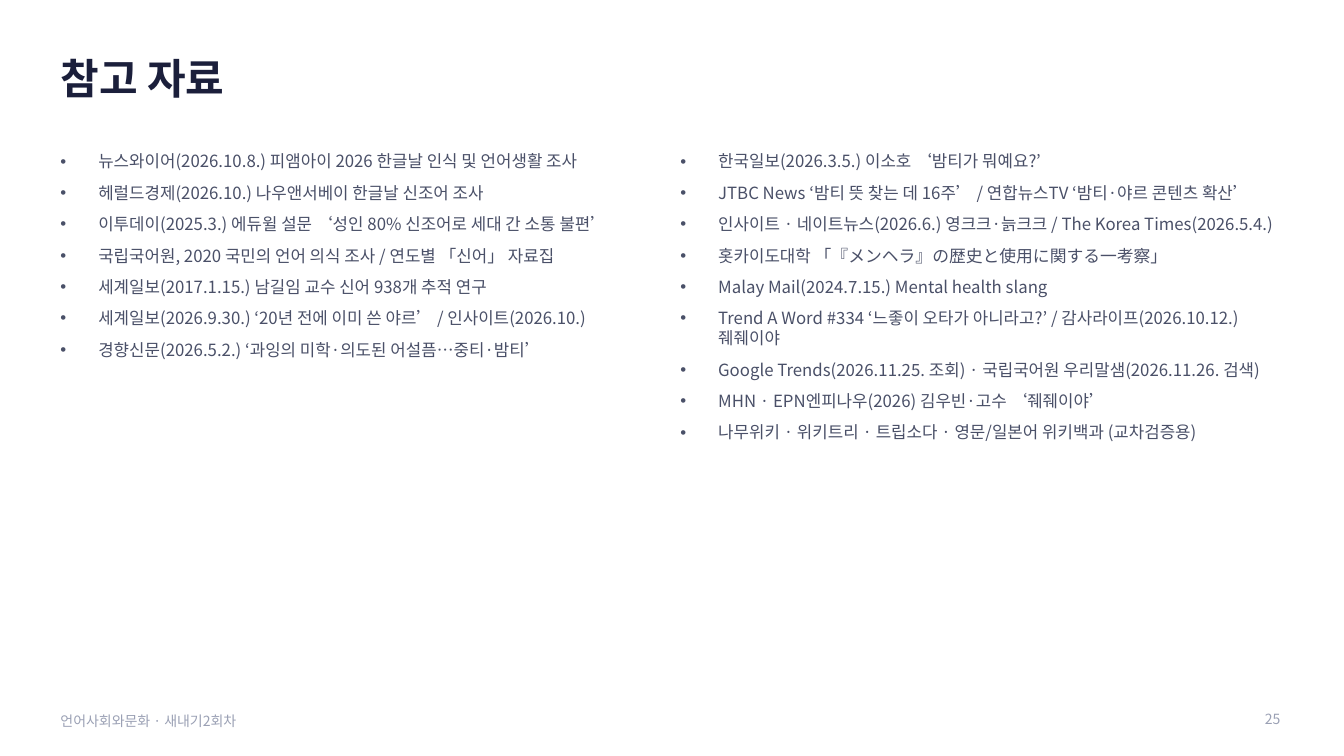
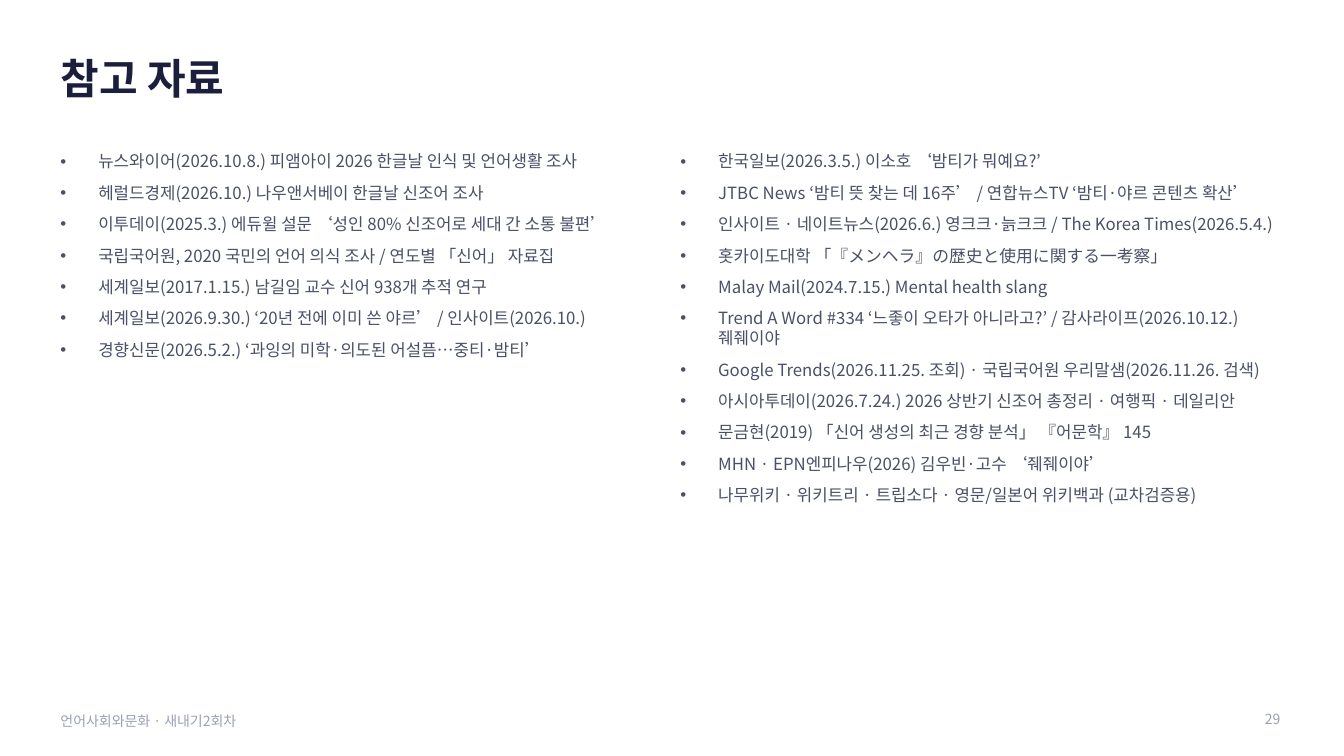
Before and after one commit to junseok7-cpu/hello, a slide deck: slide 29 of report/언어사회와문화_발표_새내기2회차.pptx (slide 25 before the commit). Drawn at 1344x756 pixels with LibreOffice and Linux fonts; fonts in the diff are those of the drawing. Boxes give left, top, right and bottom in pixels: in the first picture for what was removed or moved away, otherwise in the second. Text is boxed around its words. In the diff, an @@ line names an element or a change of style, - is before the commit and + after.

```diff
--- a/report/언어사회와문화_발표_새내기2회차.pptx
+++ b/report/언어사회와문화_발표_새내기2회차.pptx
@@ text at [718, 393, 1235, 441]: paragraphs added @@
+• 아시아투데이(2026.7.24.) 2026 상반기 신조어 총정리 · 여행픽 · 데일리안
+• 문금현(2019) 「신어 생성의 최근 경향 분석」 『어문학』 145
@@ page number at [1265, 714, 1281, 724]: text changed @@
-25
+29
```
Also in this commit, not shown: 14 other slides changed, 4 slides added, 3 other files.
